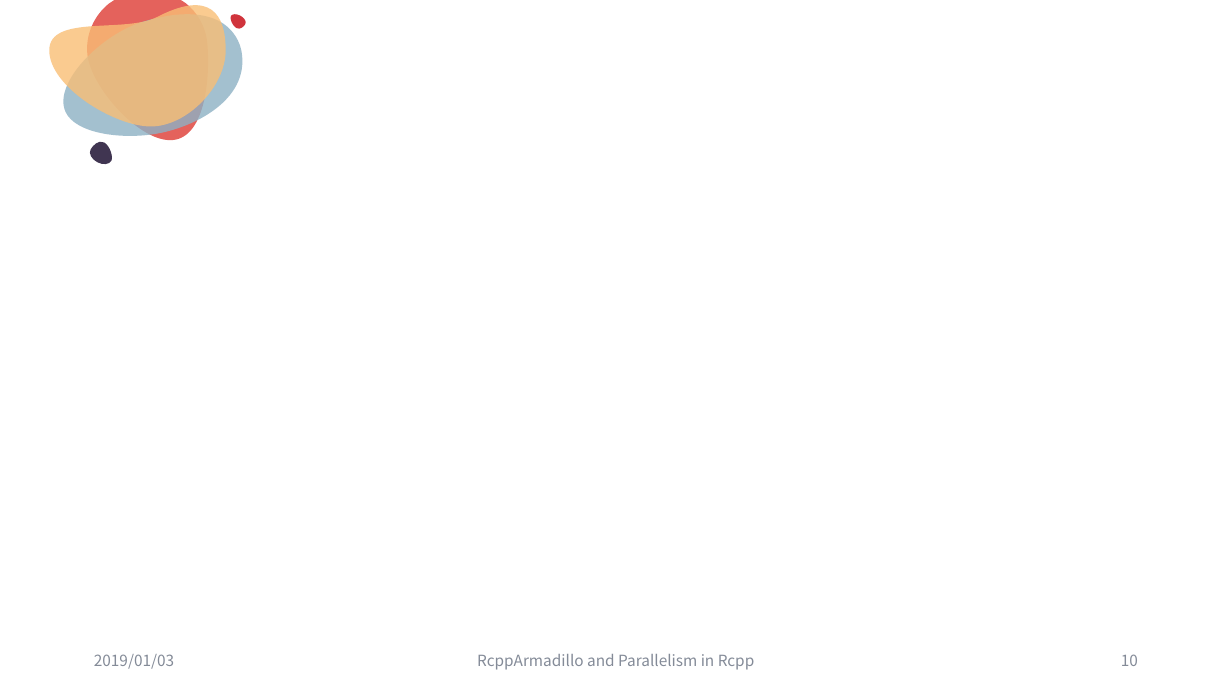
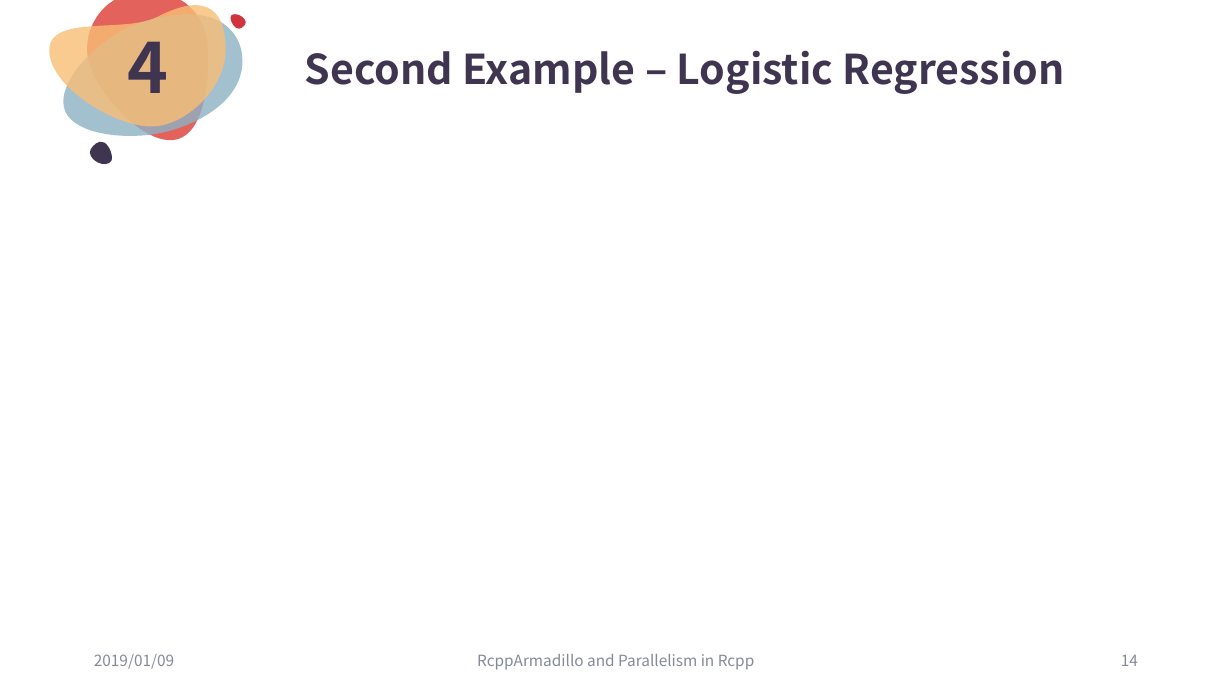
Before and after one commit to ChingChuan-Chen/Rcpp_RcppArmadillo_tutorial, a slide deck: slide 14 of leture_powerpoint_0109.pptx (slide 10 before the commit). Drawn at 1232x693 pixels with LibreOffice and Linux fonts; fonts in the diff are those of the drawing. Boxes give left, top, right and bottom in pixels: in the first picture for what was removed or moved away, otherwise in the second. Text is boxed around its words. In the diff, an @@ line names an element or a change of style, - is before the commit and + after.

```diff
--- a/leture_powerpoint_0109.pptx
+++ b/leture_powerpoint_0109.pptx
@@ text added at <box>127,23,168,93</box>, 54 pt, text #403551, bold @@
+4
@@ title added at <box>305,50,1065,94</box>, 32 pt, text #403551, bold @@
+Second Example – Logistic Regression
@@ text at <box>94,654,174,669</box>: text changed @@
-2019/01/03
+2019/01/09
@@ page number at <box>1121,655,1138,666</box>: text changed @@
-10
+14
```
Also in this commit, not shown: 13 other slides changed, 7 slides added, 4 other files.
